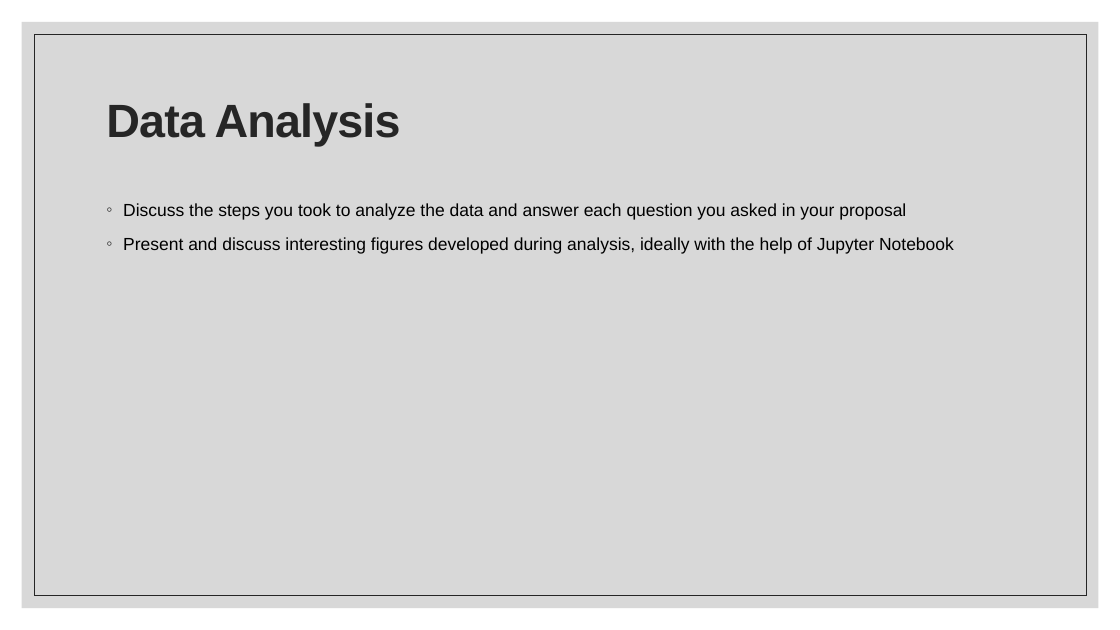
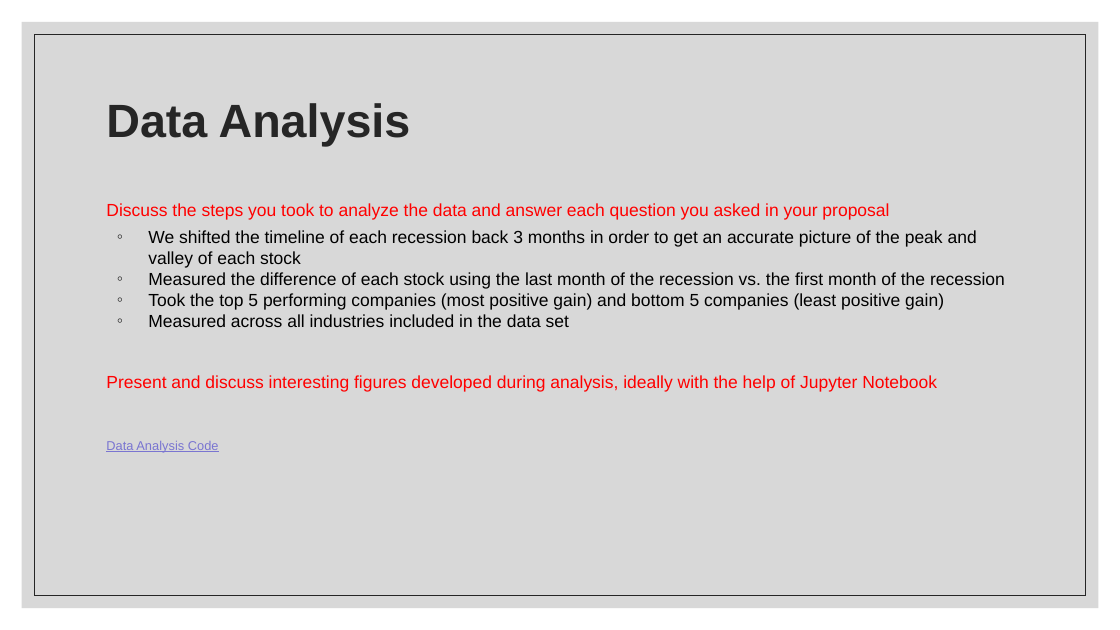
Before and after one commit to skinnms/DBC_project_1, a slide deck: slide 5 of # Archive/presentation/Stock Market Crash Analysis.pptx (slide 4 before the commit). Drawn at 1120x630 pixels with LibreOffice and Linux fonts; fonts in the diff are those of the drawing. Boxes give left, top, right and bottom in pixels: in the first picture for what was removed or moved away, otherwise in the second. Text is boxed around its words. In the diff, an @@ line names an element or a change of style, - is before the commit and + after.

```diff
--- a/# Archive/presentation/Stock Market Crash Analysis.pptx
+++ b/# Archive/presentation/Stock Market Crash Analysis.pptx
@@ rectangle at (34,34,1086,596): outline #262626 0.5 pt to #262626 0.75 pt @@
@@ title "Data Analysis" at (106,103,411,146): letter spacing -0.7 to 0 pt @@
@@ text at (106,203,937,392): text colour #000000 to #FF0000 in "Discuss the steps you took to analyze ...", "Present and discuss interesting figures developed during ..."; bullet ◦ to none; less space between paragraphs @@
@@ text at (148,230,1005,327): paragraphs added @@
+◦ We shifted the timeline of each recession back 3 months in order to get an accurate picture of the peak and valley of each stock
+◦ Measured the difference of each stock using the last month of the recession vs. the first month of the recession
+◦ Took the top 5 performing companies (most positive gain) and bottom 5 companies (least positive gain)
+◦ Measured across all industries included in the data set
@@ text at (106,441,219,453): paragraph added @@
+Data Analysis Code
```
Also in this commit, not shown: 7 other slides changed, 3 slides added, 2 slides removed.
